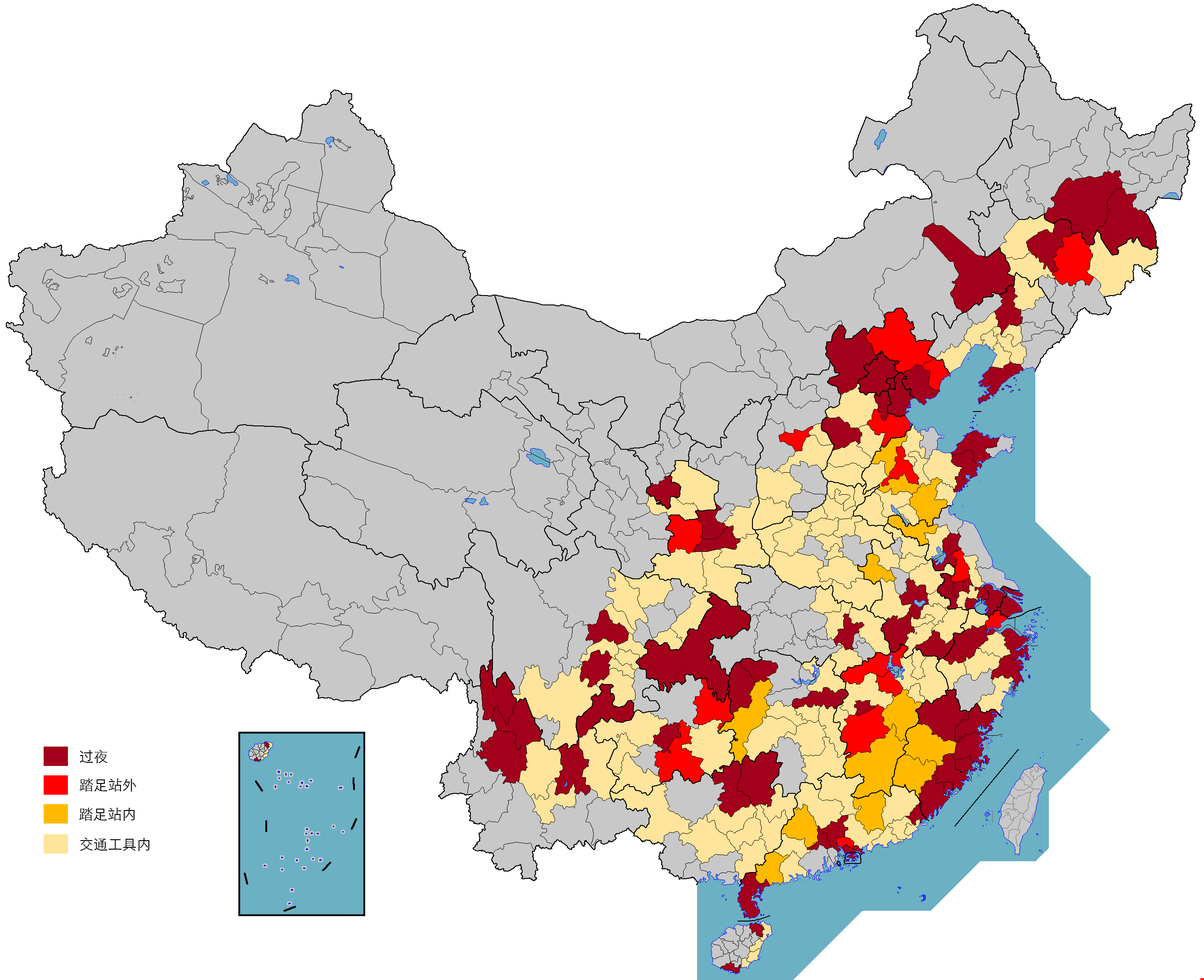
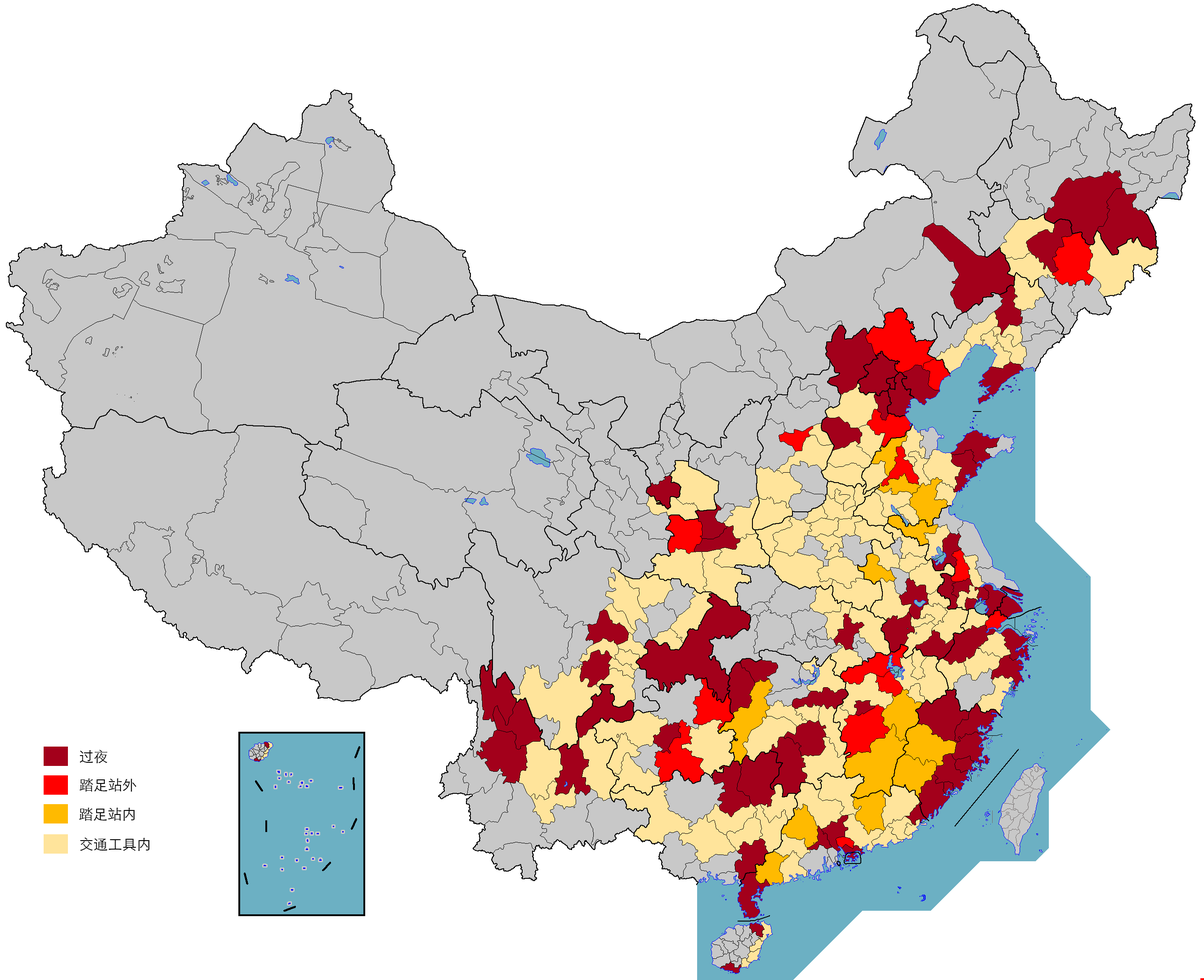
The second 1204px x 980px image is a revision of the first. Changes to its layers:
painted on "Background" over [734, 720, 826, 880]
